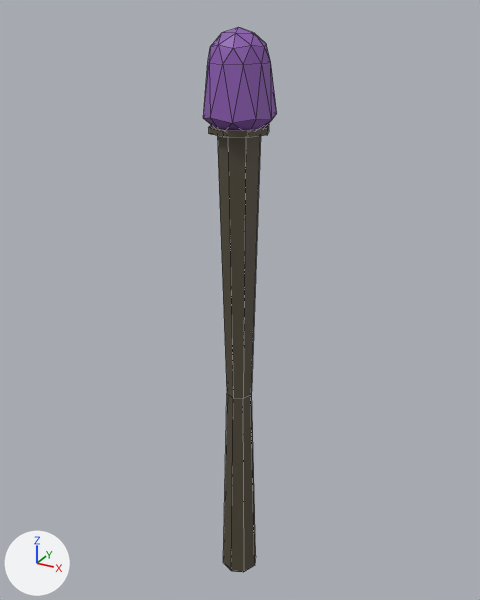
The Blender file Assets/Art/Models/Unit/Weapons/Staff.blend as it was, and as the next commit left it.
One viewpoint serves both versions: a 50 mm lens placed at (3.6, -6.52, 7.51), pointed at (-0.11, 0.21, 4.14). Lighting does not change. The marker at lower left points along +X, +Y and +Z. Mesh edges are drawn as thin lines.

Objects in the first picture: 'Staff'.
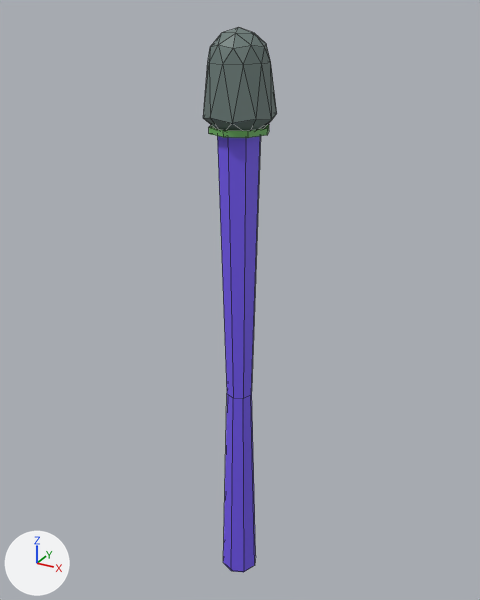
Where the change shows, as pixel boxes (x1, y1, x2, y2) in the pictures (480 x 600 px):
'Staff', surface changed: (203, 27, 277, 572) in both

The change, as a list of edits to the scene's bpy script:
```text
Add img_colorpalette_png:
    img_colorpalette_png = load_image('ColorPalette.png', '../../../../ColorPalette.png', 9, 10, 'sRGB')
Change mat_material:
    mat_material.texture: img_palette_png -> img_colorpalette_png
Change me_cylinder:
    where me_cylinder.from_pydata(...)  # 98 vertices, 130 faces; spans x -1.66..1.58, y -1.58..1.86, z -0.98..6.33
    used by ob_staff; location = (0.0, 0.0, 1.0); scale = (0.25, 0.25, 1.0)
    me_cylinder part 1: texture (UV) coordinates of 129 of 130 faces, centred in x -1.42..1.41, y -1.49..1.65, z -0.98..6.29, changed; they spanned u 0.65..0.8, v 0.05..0.76 and now span u 0.6..0.92, v 0.04..0.94
```
